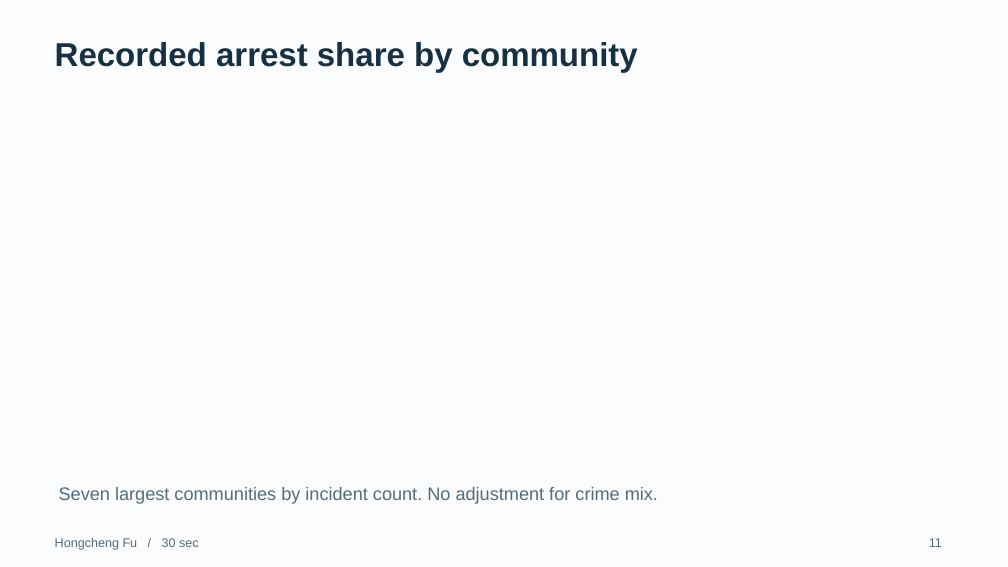
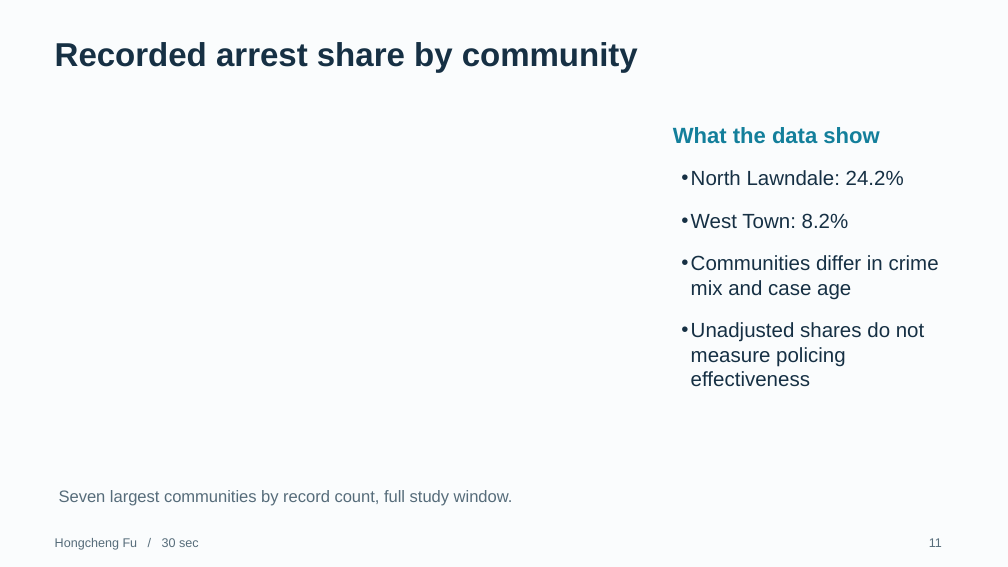
Before and after one commit to 1uf3n/Chicago-Crime-Analysis, a slide deck: slide 11 of presentation/Chicago_Crime_10_Minutes.pptx. Drawn at 1008x567 pixels with LibreOffice and Linux fonts; fonts in the diff are those of the drawing. Boxes give left, top, right and bottom in pixels: in the first picture for what was removed or moved away, otherwise in the second. Text is boxed around its words. In the diff, an @@ line names an element or a change of style, - is before the commit and + after.

```diff
--- a/presentation/Chicago_Crime_10_Minutes.pptx
+++ b/presentation/Chicago_Crime_10_Minutes.pptx
@@ text added at bbox=[673, 127, 879, 144], 21 pt, text #137F9B, bold @@
+What the data show
@@ text added at bbox=[691, 170, 939, 387], 19.5 pt, text #163044 @@
+• North Lawndale: 24.2%
+• West Town: 8.2%
+• Communities differ in crime mix and case age
+• Unadjusted shares do not measure policing effectiveness
@@ text at bbox=[59, 490, 513, 506]: text changed; size 17.2 to 15.8 pt @@
-Seven largest communities by incident count. No adjustment for crime mix.
+Seven largest communities by record count, full study window.
```
Also in this commit, not shown: 11 other slides changed.
